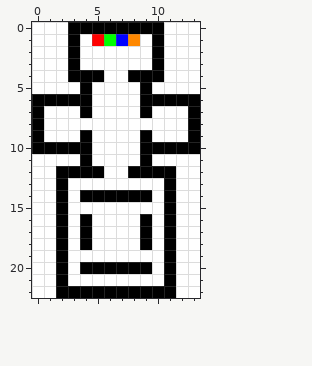
One commit to this pixel-art sprite: level.png. The picture above was drawn from the file before the commit.
The file is 14x23 pixels.
And afterwards:
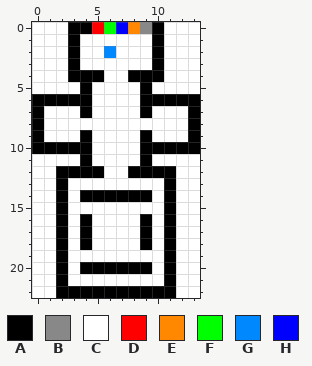
Palette (. is transparent): A #000000  B #888888  C #ffffff  D #ff0000  E #ff8800  F #00ff00  G #0088ff  H #0000ff
Edits made:
Colour B replaces colour A in row 0 at x 9.
Colour C replaces colour D in row 1 at x 5.
Colour C replaces colour E in row 1 at x 8.
Colour C replaces colour F in row 1 at x 6.
Colour C replaces colour H in row 1 at x 7.
Colour D replaces colour A in row 0 at x 5.
Colour E replaces colour A in row 0 at x 8.
Colour F replaces colour A in row 0 at x 6.
Colour G replaces colour C in row 2 at x 6.
Colour H replaces colour A in row 0 at x 7.
Changed places in both pictures, as pixel boxes (x1, y1, x2, y2):
changed: (92, 22, 152, 58)
